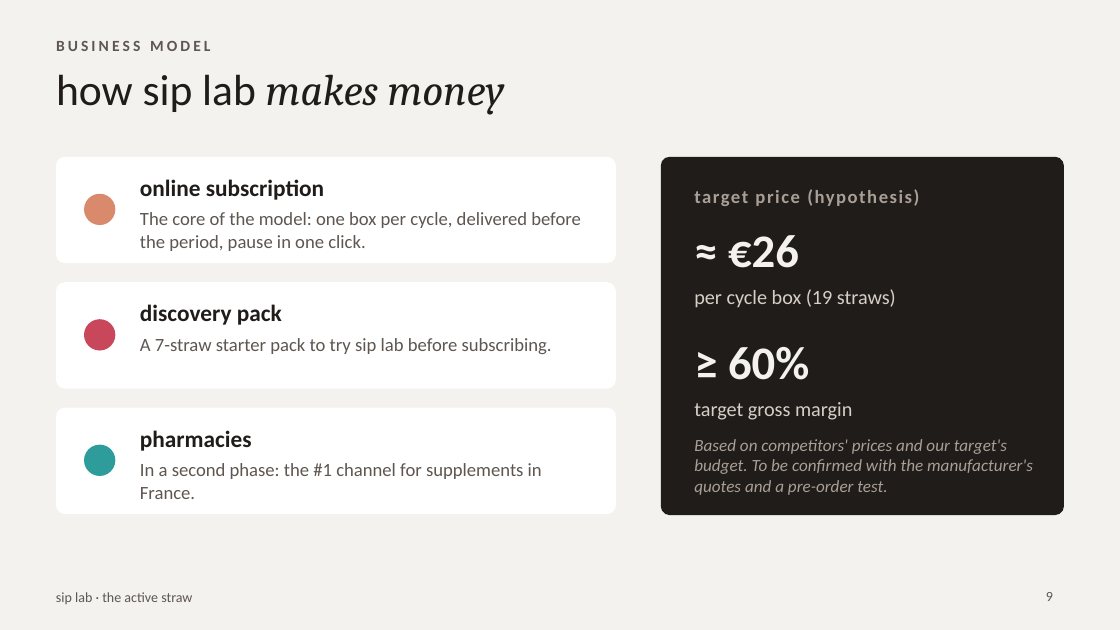
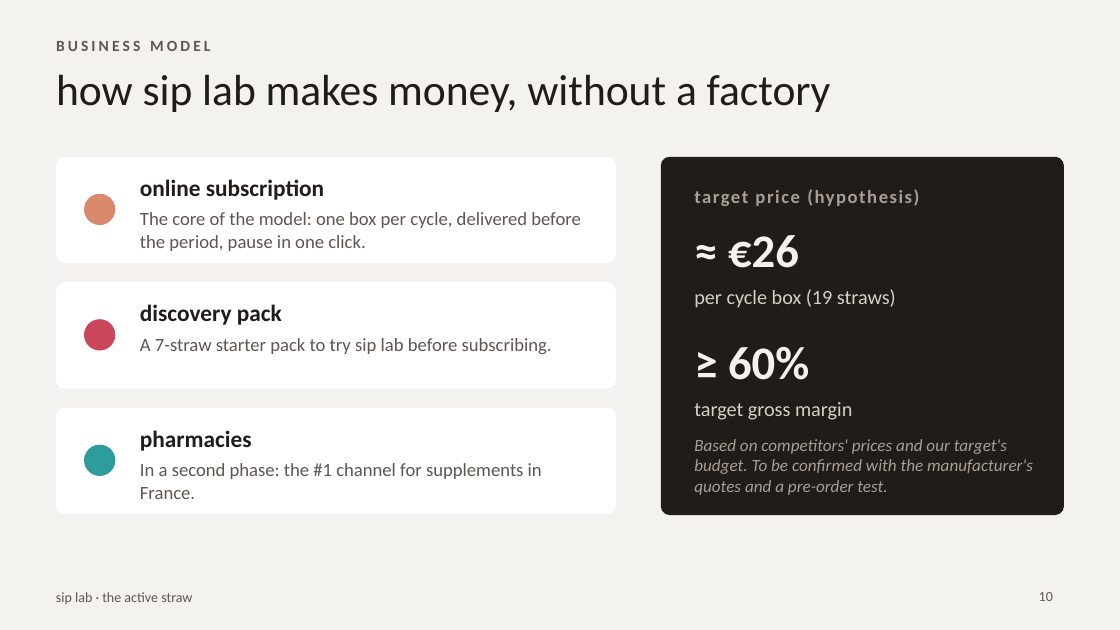
Before and after one commit to nisrine-max/mon-sitee, a slide deck: slide 10 of Dossier_sip_lab/10_Pitchs_et_presentations/Investor_Pitch_sip_lab.pptx (slide 9 before the commit). Drawn at 1120x630 pixels with LibreOffice and Linux fonts; fonts in the diff are those of the drawing. Boxes give left, top, right and bottom in pixels: in the first picture for what was removed or moved away, otherwise in the second. Text is boxed around its words. In the diff, an @@ line names an element or a change of style, - is before the commit and + after.

```diff
--- a/Dossier_sip_lab/10_Pitchs_et_presentations/Investor_Pitch_sip_lab.pptx
+++ b/Dossier_sip_lab/10_Pitchs_et_presentations/Investor_Pitch_sip_lab.pptx
@@ title at (x1=56, y1=74, x2=831, y2=112): text changed; font Cambria to Calibri; italic off @@
-how sip lab makes money
+how sip lab makes money, without a factory
@@ page number at (x1=1039, y1=592, x2=1053, y2=601): text changed @@
-9
+10
```
Also in this commit, not shown: 6 other slides changed, 1 slide added, 1 other file.
